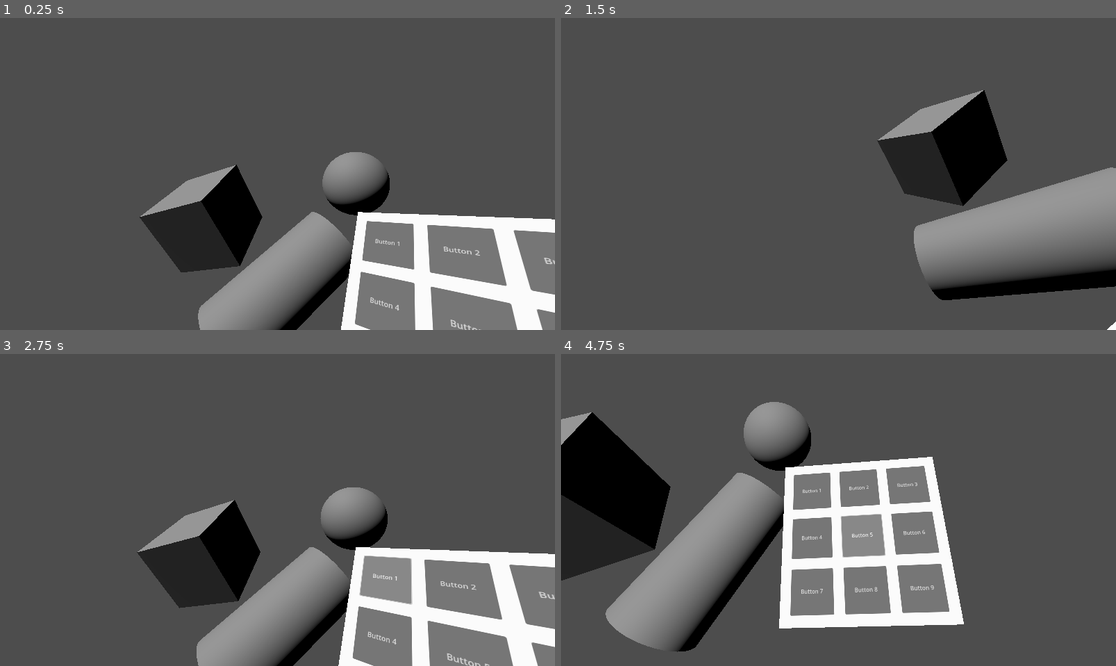
Above: before the commit, frames 1-4 (two rows, left to right).
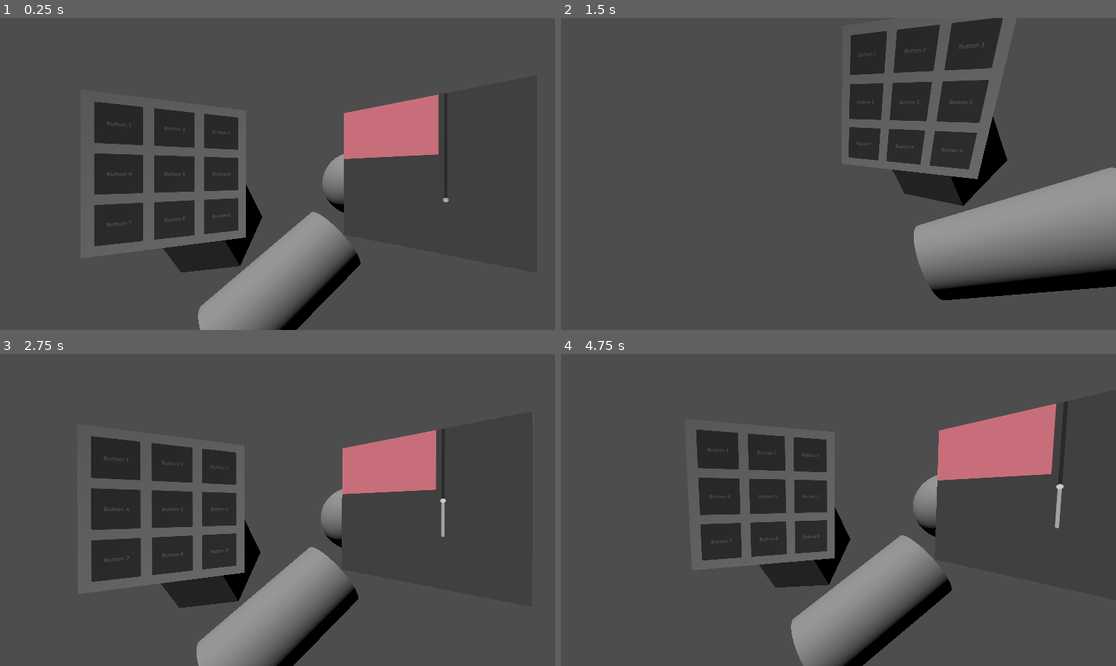
Above: after the commit, the same moments.

Repository: ATTOCORRECT/PianoVirus-ProjectFiles
Game: Godot game, scene res://Scenes/game.tscn
Same seed, same stepped clock (60 frames per second), same inputs: the game is played once before the commit and once after it.
Inputs (mouse positions are in pixels of both pictures, inside the frame that each line leads up to):
- Up to frame 1 (0.25 s): no input
- Up to frame 2 (1.5 s): tap Enter at 0.5 s; move the mouse to (960, 158) at 0.52 s; hold S (look_down) 0.53-1.28 s; click (960, 158) at 0.67 s; tap A (look_left) at 0.8, 1.35 s; move the mouse to (727, 189) at 1.27 s; click (727, 189) at 1.42 s
- Up to frame 3 (2.75 s): tap D (look_right) at 1.55 s; move the mouse to (333, 441) at 2.02 s; hold D (look_right) from 2.03 s (still down); click (333, 441) at 2.17 s; tap W (look_up) at 2.3 s
- Up to frame 4 (4.75 s): move the mouse to (810, 572) at 2.77 s; release D (look_right) at 2.78 s; tap W (look_up) at 2.85 s; click (810, 572) at 2.92 s; tap S (look_down) at 3.05 s; move the mouse to (1005, 556) at 3.52 s; hold S (look_down) 3.53-4.28 s; click (1005, 556) at 3.67 s; tap A (look_left) at 3.8, 4.35 s; move the mouse to (672, 463) at 4.27 s; click (672, 463) at 4.42 s; tap D (look_right) at 4.55 s

The runs differ from the first frame. In frame 1, 26% of the frame differs, in the area x 17-100%, y 24-100%; in frame 2, 8.8%; in frame 3, 26%; in frame 4, 39%, in the area x 0-92%, y 15-100%.

Commit message:
added look dictionary and working on panel bug

Diff:
--- a/just_space_things_godot/Scenes/Player/LookController.gd
+++ b/just_space_things_godot/Scenes/Player/LookController.gd
@@ -3,28 +3,57 @@
 var currently_looking
 const LOOK_SPEED = 10
 
+var current_anchor
+
+var up_anchor
+var left_anchor
+var down_anchor
+var right_anchor
+
+var up_look_dictionary
+var left_look_dictionary
+var down_look_dictionary
+var right_look_dictionary
+
 # Called when the node enters the scene tree for the first time.
 func _ready() -> void:
-	currently_looking = $"../Anchors/Up Anchor".position
-	set_look_target(currently_looking)
+	up_anchor = $"../Anchors/Up Anchor"
+	left_anchor = $"../Anchors/Left Anchor"
+	down_anchor = $"../Anchors/Down Anchor"
+	right_anchor = $"../Anchors/Right Anchor"
+
+	#up_look_dictionary = {up_anchor: null, left_anchor: null, down_anchor: up_anchor, right_anchor: null}
+	#left_look_dictionary = {up_anchor: left_anchor, left_anchor: null, down_anchor: null, right_anchor: up_anchor}
+	#down_look_dictionary = {up_anchor: down_anchor, left_anchor: null, down_anchor: null, right_anchor: null}
+	#right_look_dictionary = {up_anchor: right_anchor, left_anchor: up_anchor, down_anchor: null, right_anchor: null}
+
+	up_look_dictionary = {up_anchor: null, left_anchor: up_anchor, down_anchor: up_anchor, right_anchor: up_anchor}
+	left_look_dictionary = {up_anchor: left_anchor, left_anchor: null, down_anchor: left_anchor, right_anchor: up_anchor}
+	down_look_dictionary = {up_anchor: down_anchor, left_anchor: down_anchor, down_anchor: null, right_anchor: down_anchor}
+	right_look_dictionary = {up_anchor: right_anchor, left_anchor: up_anchor, down_anchor: right_anchor, right_anchor: null}
+
+	currently_looking = up_anchor.position
+	set_look_target(up_anchor)
 
 # Called every frame. 'delta' is the elapsed time since the previous frame.
 func _process(delta: float) -> void:
 	currently_looking = lerp(currently_looking, look_target, delta * LOOK_SPEED)
 	look_at(currently_looking)
 
-func set_look_target(new_target: Vector3):
-	look_target = new_target
+func set_look_target(anchor):
+	if anchor != null:
+		current_anchor = anchor
+		look_target = anchor.position
 
 func _input(event):
 	if event.is_action_pressed("look_up"):
-		set_look_target($"../Anchors/Up Anchor".position)
+		set_look_target(up_look_dictionary[current_anchor])
 
 	if event.is_action_pressed("look_left"):
-		set_look_target($"../Anchors/Left Anchor".position)
+		set_look_target(left_look_dictionary[current_anchor])
 
 	if event.is_action_pressed("look_down"):
-		set_look_target($"../Anchors/Down Anchor".position)
+		set_look_target(down_look_dictionary[current_anchor])
 
 	if event.is_action_pressed("look_right"):
-		set_look_target($"../Anchors/Right Anchor".position)
+		set_look_target(right_look_dictionary[current_anchor])
--- /dev/null
+++ b/just_space_things_godot/Scenes/Player/LookController2.gd
@@ -0,0 +1,40 @@
+extends Node3D
+var look_target
+var currently_looking
+const LOOK_SPEED = 10
+
+var up_anchor
+var left_anchor
+var down_anchor
+var right_anchor
+
+# Called when the node enters the scene tree for the first time.
+func _ready() -> void:
+	up_anchor = $"../Anchors/Up Anchor"
+	left_anchor = $"../Anchors/Left Anchor"
+	down_anchor = $"../Anchors/Down Anchor"
+	right_anchor = $"../Anchors/Right Anchor"
+
+	currently_looking = up_anchor.position
+	set_look_target(currently_looking)
+
+# Called every frame. 'delta' is the elapsed time since the previous frame.
+func _process(delta: float) -> void:
+	currently_looking = lerp(currently_looking, look_target, delta * LOOK_SPEED)
+	look_at(currently_looking)
+
+func set_look_target(new_target: Vector3):
+	look_target = new_target
+
+func _input(event):
+	if event.is_action_pressed("look_up"):
+		set_look_target(up_anchor.position)
+
+	if event.is_action_pressed("look_left"):
+		set_look_target(left_anchor.position)
+
+	if event.is_action_pressed("look_down"):
+		set_look_target(down_anchor.position)
+
+	if event.is_action_pressed("look_right"):
+		set_look_target(right_anchor.position)
--- a/just_space_things_godot/Scenes/game.tscn
+++ b/just_space_things_godot/Scenes/game.tscn
@@ -1,7 +1,8 @@
-[gd_scene load_steps=6 format=3 uid="uid://bcs17a4kflpae"]
+[gd_scene load_steps=7 format=3 uid="uid://bcs17a4kflpae"]
 
 [ext_resource type="PackedScene" uid="uid://deoqenkjkbrit" path="res://Scenes/Player/player.tscn" id="1_2w8ir"]
-[ext_resource type="PackedScene" uid="uid://6cr3iyntwfpf" path="res://Scenes/interactive.tscn" id="2_u3u36"]
+[ext_resource type="PackedScene" uid="uid://dupcuybhbdxii" path="res://Scenes/panel_1.tscn" id="2_4udp5"]
+[ext_resource type="PackedScene" uid="uid://bcqn1sjuldwm" path="res://Scenes/panel_2.tscn" id="3_obg2p"]
 
 [sub_resource type="CylinderMesh" id="CylinderMesh_wi0oe"]
 
@@ -30,5 +31,8 @@
 [node name="DirectionalLight3D" type="DirectionalLight3D" parent="."]
 transform = Transform3D(0.849634, 0.0360825, -0.526136, 0.470907, 0.397232, 0.787689, 0.23742, -0.917009, 0.32051, 0, 0, 0)
 
-[node name="Interactive" parent="." instance=ExtResource("2_u3u36")]
-transform = Transform3D(0.781819, 0.335072, -0.525819, 0.0780665, 0.784086, 0.615723, 0.618599, -0.522433, 0.586855, 0.766148, -0.609545, -0.8)
+[node name="Panel 1" parent="." instance=ExtResource("2_4udp5")]
+transform = Transform3D(0.917796, 0, 0.397052, 0, 1, 0, -0.397052, 0, 0.917796, -0.706324, 0, -1.40211)
+
+[node name="Panel 2" parent="." instance=ExtResource("3_obg2p")]
+transform = Transform3D(0.76712, 0, -0.641503, 0, 1, 0, 0.641503, 0, 0.76712, 0.929345, 0, -1.34875)
--- a/just_space_things_godot/Scenes/interactive.tscn
+++ b/just_space_things_godot/Scenes/interactive.tscn
@@ -1,7 +1,6 @@
-[gd_scene load_steps=7 format=3 uid="uid://6cr3iyntwfpf"]
+[gd_scene load_steps=6 format=3 uid="uid://6cr3iyntwfpf"]
 
 [ext_resource type="Script" path="res://Scenes/InteractionController.gd" id="1_a5q61"]
-[ext_resource type="PackedScene" uid="uid://c0ouxo6t156h5" path="res://Scenes/test_panel.tscn" id="2_3ivwa"]
 
 [sub_resource type="QuadMesh" id="QuadMesh_g6cqb"]
 
@@ -29,6 +28,4 @@
 
 [node name="Viewport" type="SubViewport" parent="."]
 
-[node name="Test_Panel" parent="Viewport" instance=ExtResource("2_3ivwa")]
-
 [connection signal="mouse_entered" from="Area" to="." method="_on_area_mouse_entered"]
--- /dev/null
+++ b/just_space_things_godot/Scenes/panel_1.tscn
@@ -0,0 +1,22 @@
+[gd_scene load_steps=5 format=3 uid="uid://dupcuybhbdxii"]
+
+[ext_resource type="PackedScene" uid="uid://6cr3iyntwfpf" path="res://Scenes/interactive.tscn" id="1_y7tre"]
+[ext_resource type="PackedScene" uid="uid://c0ouxo6t156h5" path="res://Scenes/test_panel.tscn" id="2_rceg3"]
+
+[sub_resource type="ViewportTexture" id="ViewportTexture_68j71"]
+viewport_path = NodePath("Interactive/Viewport")
+
+[sub_resource type="StandardMaterial3D" id="StandardMaterial3D_2quar"]
+resource_local_to_scene = true
+albedo_texture = SubResource("ViewportTexture_68j71")
+
+[node name="Panel 1" type="Node3D"]
+
+[node name="Interactive" parent="." instance=ExtResource("1_y7tre")]
+
+[node name="Display" parent="Interactive" index="0"]
+surface_material_override/0 = SubResource("StandardMaterial3D_2quar")
+
+[node name="Test_Panel" parent="Interactive/Viewport" index="0" instance=ExtResource("2_rceg3")]
+
+[editable path="Interactive"]
--- /dev/null
+++ b/just_space_things_godot/Scenes/panel_2.tscn
@@ -0,0 +1,22 @@
+[gd_scene load_steps=5 format=3 uid="uid://bcqn1sjuldwm"]
+
+[ext_resource type="PackedScene" uid="uid://6cr3iyntwfpf" path="res://Scenes/interactive.tscn" id="1_211oc"]
+[ext_resource type="PackedScene" uid="uid://cnt2umgdl80jo" path="res://Scenes/test_panel_2.tscn" id="2_xq805"]
+
+[sub_resource type="ViewportTexture" id="ViewportTexture_j85um"]
+viewport_path = NodePath("Interactive/Viewport")
+
+[sub_resource type="StandardMaterial3D" id="StandardMaterial3D_s18g3"]
+resource_local_to_scene = true
+albedo_texture = SubResource("ViewportTexture_j85um")
+
+[node name="Panel 2" type="Node3D"]
+
+[node name="Interactive" parent="." instance=ExtResource("1_211oc")]
+
+[node name="Display" parent="Interactive" index="0"]
+surface_material_override/0 = SubResource("StandardMaterial3D_s18g3")
+
+[node name="Test Panel 2" parent="Interactive/Viewport" index="0" instance=ExtResource("2_xq805")]
+
+[editable path="Interactive"]
--- /dev/null
+++ b/just_space_things_godot/Scenes/test_panel_2.tscn
@@ -0,0 +1,20 @@
+[gd_scene format=3 uid="uid://cnt2umgdl80jo"]
+
+[node name="Test Panel 2" type="Control"]
+layout_mode = 3
+anchors_preset = 15
+anchor_right = 1.0
+anchor_bottom = 1.0
+grow_horizontal = 2
+grow_vertical = 2
+
+[node name="ColorRect" type="ColorRect" parent="."]
+layout_mode = 0
+offset_right = 312.0
+offset_bottom = 193.0
+color = Color(0.984314, 0.537255, 0.6, 1)
+
+[node name="VSlider" type="VSlider" parent="."]
+layout_mode = 0
+offset_right = 661.0
+offset_bottom = 346.0
